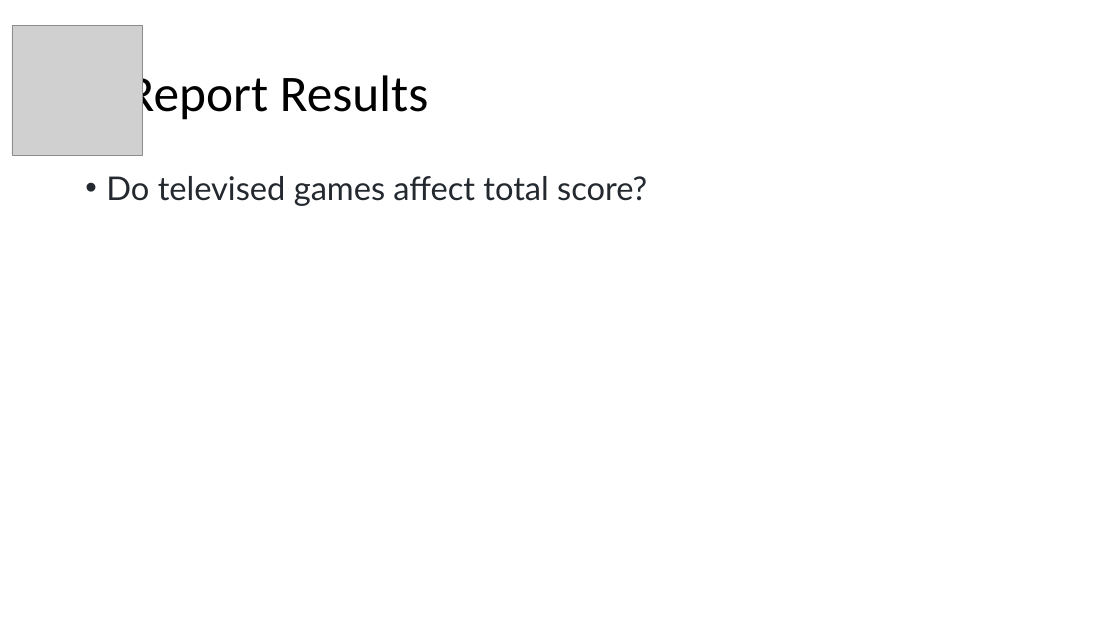
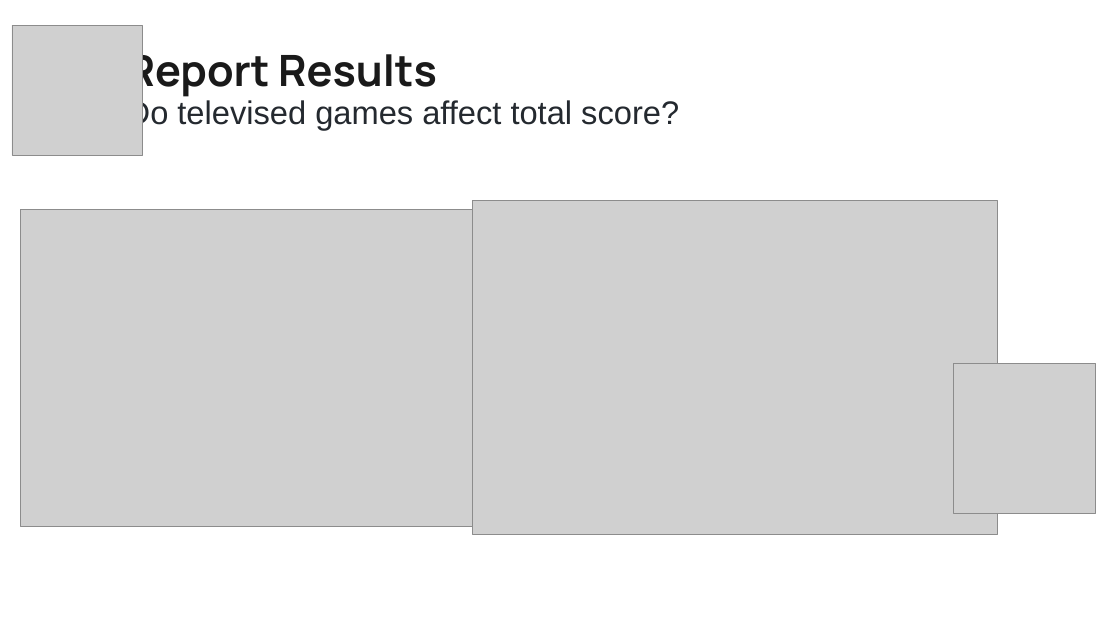
Before and after one commit to AndyGoodwin16/CFBGamesVSWeather, a slide deck: slide 10 of Project 1.pptx (slide 13 before the commit). Drawn at 1120x630 pixels with LibreOffice and Linux fonts; fonts in the diff are those of the drawing; grey boxes stand for pictures. Boxes give left, top, right and bottom in pixels: in the first picture for what was removed or moved away, otherwise in the second. Text is boxed around its words. In the diff, an @@ line names an element or a change of style, - is before the commit and + after.

```diff
--- a/Project 1.pptx
+++ b/Project 1.pptx
@@ title at [127,46,437,99]: size 44 to 37 pt, font Calibri to Manrope, text colour #000000 to #1A1A1A, bold on in "Report Results" @@
@@ title at [127,98,679,130]: paragraph added @@
+Do televised games affect total score?
@@ text removed at [106,176,647,206] @@
-• Do televised games affect total score?
@@ picture added at [20,209,492,526] @@
@@ picture added at [473,201,997,534] @@
@@ picture added at [954,364,1096,513] @@
```
Also in this commit, not shown: 7 other slides changed, 4 slides added, 5 slides removed.
